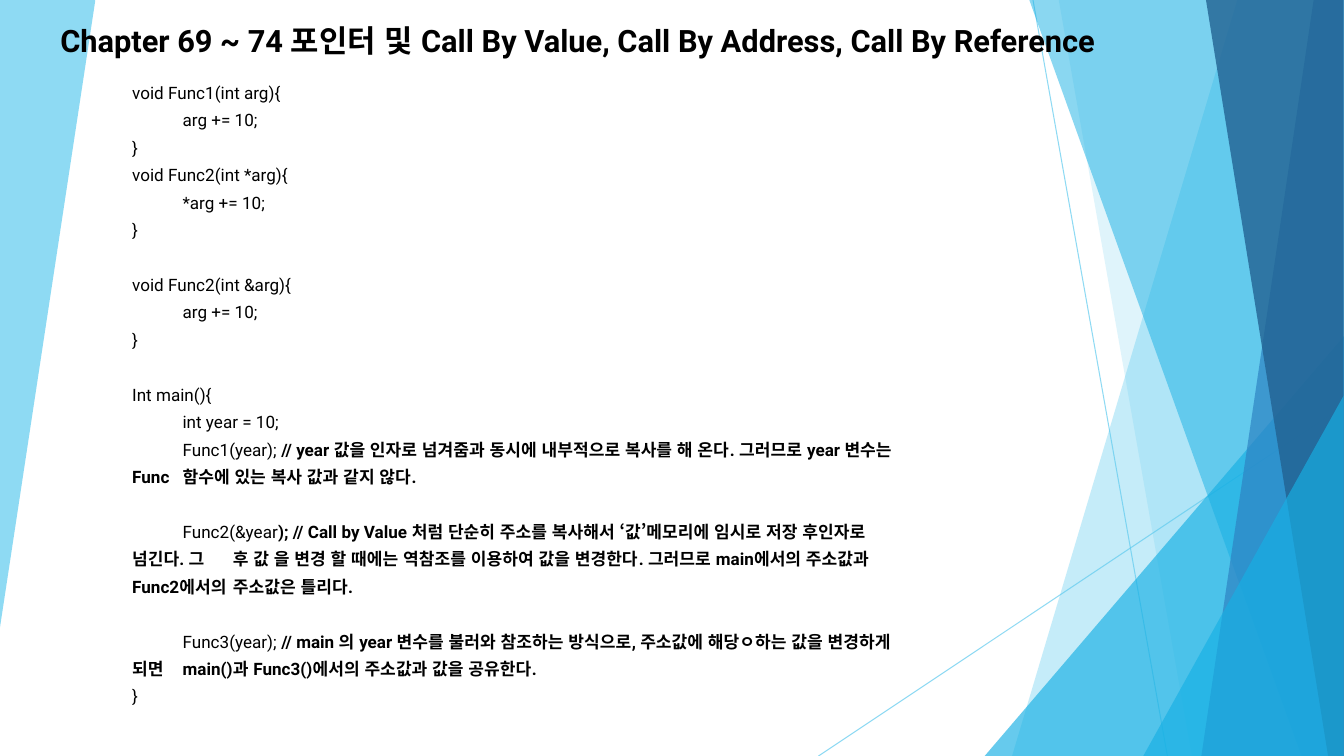
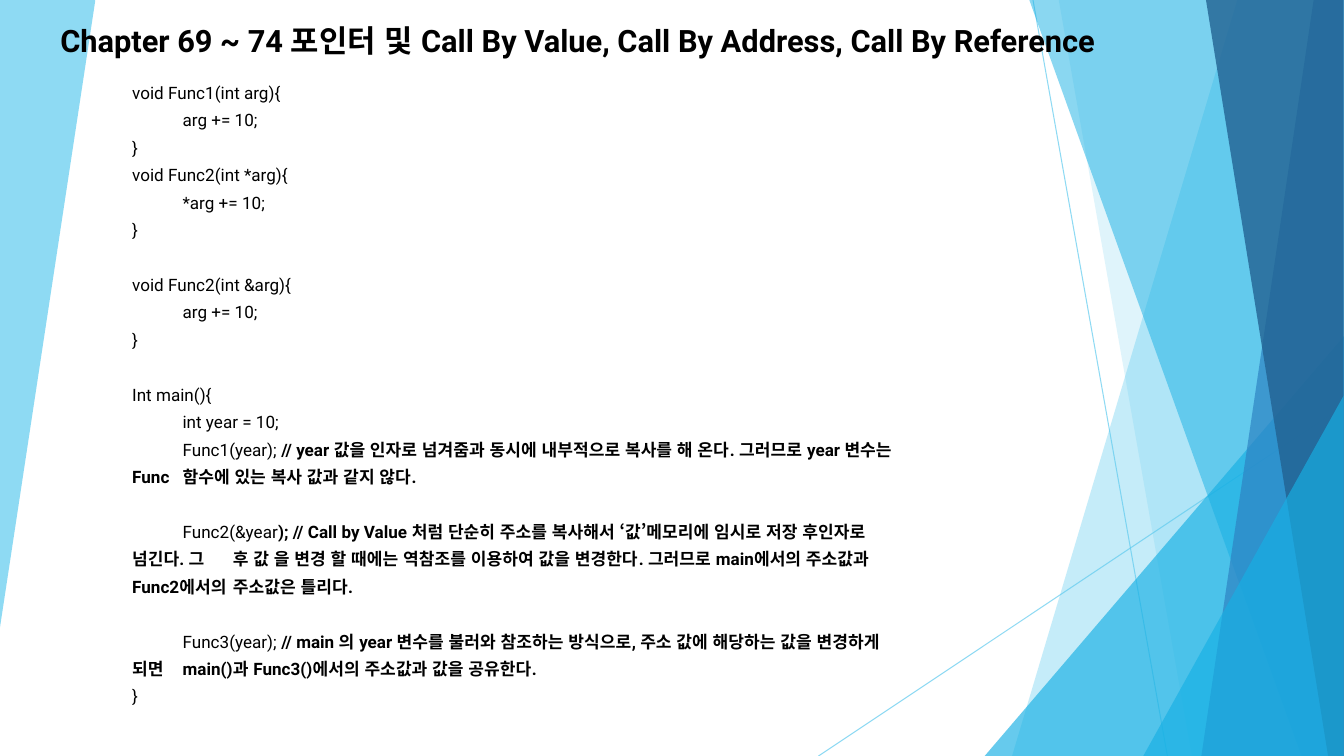
Before and after one commit to Zoselro/C-200, a slide deck: slide 28 of 세미나 자료/C++ 세미나 두 번째.pptx. Drawn at 1344x756 pixels with LibreOffice and Linux fonts; fonts in the diff are those of the drawing. Boxes give left, top, right and bottom in pixels: in the first picture for what was removed or moved away, otherwise in the second. Text is boxed around its words. In the diff, an @@ line names an element or a change of style, - is before the commit and + after.

```diff
--- a/세미나 자료/C++ 세미나 두 번째.pptx
+++ b/세미나 자료/C++ 세미나 두 번째.pptx
@@ text at (132, 633, 880, 679): text changed @@
-Func3(year); // main 의 year 변수를 불러와 참조하는 방식으로, 주소값에 해당ㅇ하는 값을 변경하게 되면 main()과 Func3()에서의 주소값과 값을 공유한다.
+Func3(year); // main 의 year 변수를 불러와 참조하는 방식으로, 주소 값에 해당하는 값을 변경하게 되면 main()과 Func3()에서의 주소값과 값을 공유한다.
```
Also in this commit, not shown: 2 other slides changed, 3 other files.
